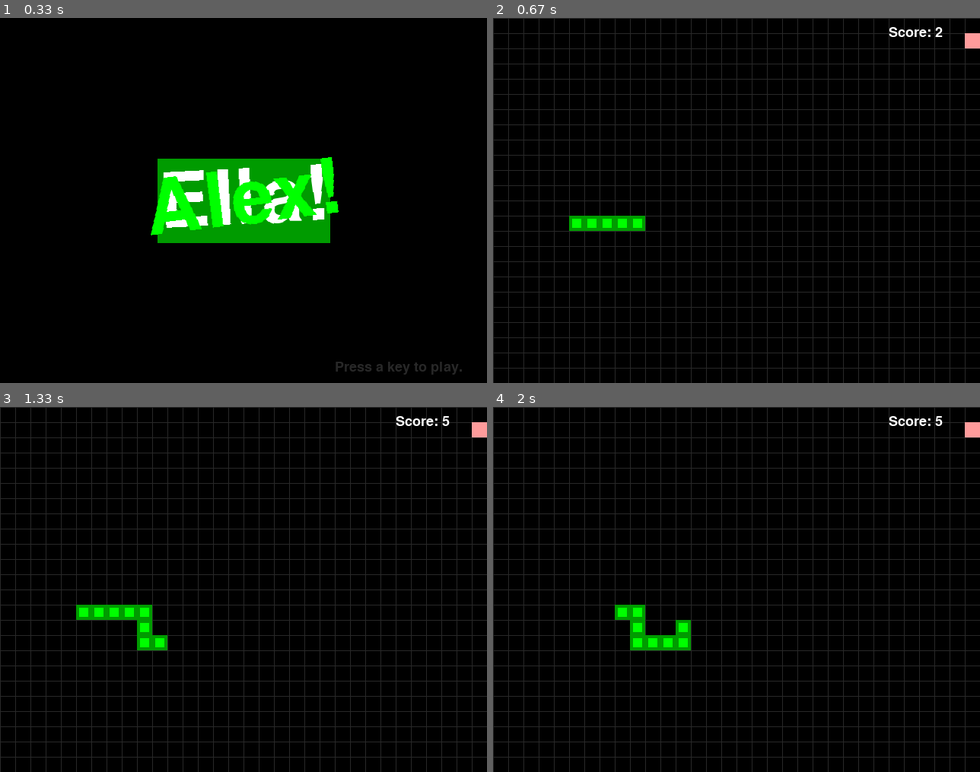
Above: before the commit, frames 1-4 (two rows, left to right).
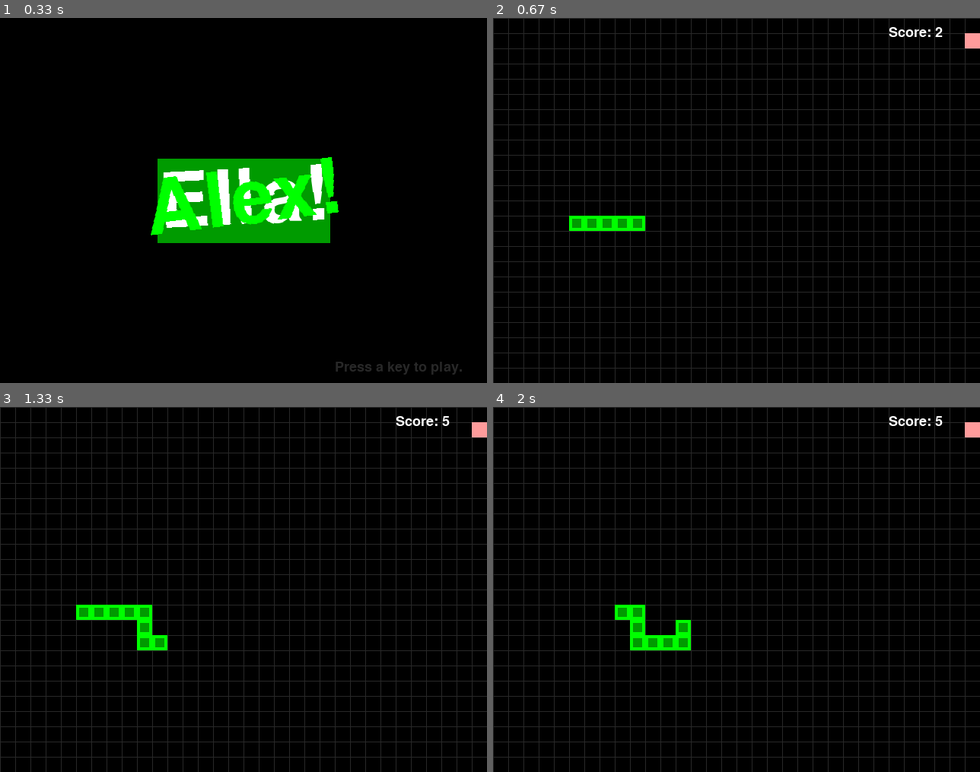
Above: after the commit, the same moments.

Repository: revbingo/python_games
Game: pygame game, started from wormy.py
Two runs of this game, one before a commit and one after it. Both use one fixed random seed, a clock stepped at 60 frames per second and the inputs below.
Inputs:
- Up to frame 1 (0.33 s): no input
- Up to frame 2 (0.67 s): tap Enter at 0.33 s
- Up to frame 3 (1.33 s): tap S at 0.67 s; hold Right from 1.17 s (still down)
- Up to frame 4 (2 s): release Right at 1.63 s; hold Up from 1.67 s (still down)

Frame 1 is identical in both runs. In frame 2, 0.7% of the frame differs, in the area x 15-32%, y 54-59%; in frame 3, 1.0%, in the area x 15-35%, y 54-67%; in frame 4, 1.0%.

Commit message:
MP: abstract colors

Diff:
--- a/wormy.py
+++ b/wormy.py
@@ -234,18 +234,17 @@
         x = coord['x'] * CELLSIZE
         y = coord['y'] * CELLSIZE
         wormSegmentRect = pygame.Rect(x, y, CELLSIZE, CELLSIZE)
-        outerColor = DARKBLUE if alt else DARKGREEN
-        pygame.draw.rect(DISPLAYSURF, outerColor, wormSegmentRect)
+        color = ALT_COLOR if alt else NORM_COLOR
+        pygame.draw.rect(DISPLAYSURF, color[0], wormSegmentRect)
         wormInnerSegmentRect = pygame.Rect(x + 4, y + 4, CELLSIZE - 8, CELLSIZE - 8)
-        innerColor = BLUE if alt else GREEN
-        pygame.draw.rect(DISPLAYSURF, innerColor, wormInnerSegmentRect)
-
-
-def drawApple(coord, blue):
+        pygame.draw.rect(DISPLAYSURF, color[1], wormInnerSegmentRect)
+
+
+def drawApple(coord, alt):
     x = coord['x'] * CELLSIZE
     y = coord['y'] * CELLSIZE
     appleRect = pygame.Rect(x, y, CELLSIZE, CELLSIZE)
-    color = BLUE if blue else RED
+    color = BLUE if alt else RED
     pygame.draw.rect(DISPLAYSURF, color, appleRect)
 
 
